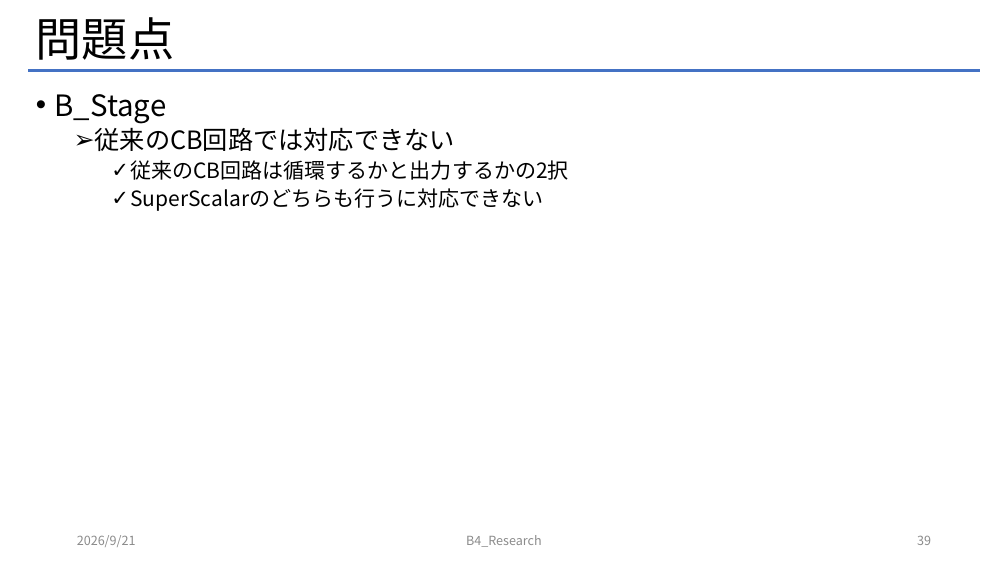
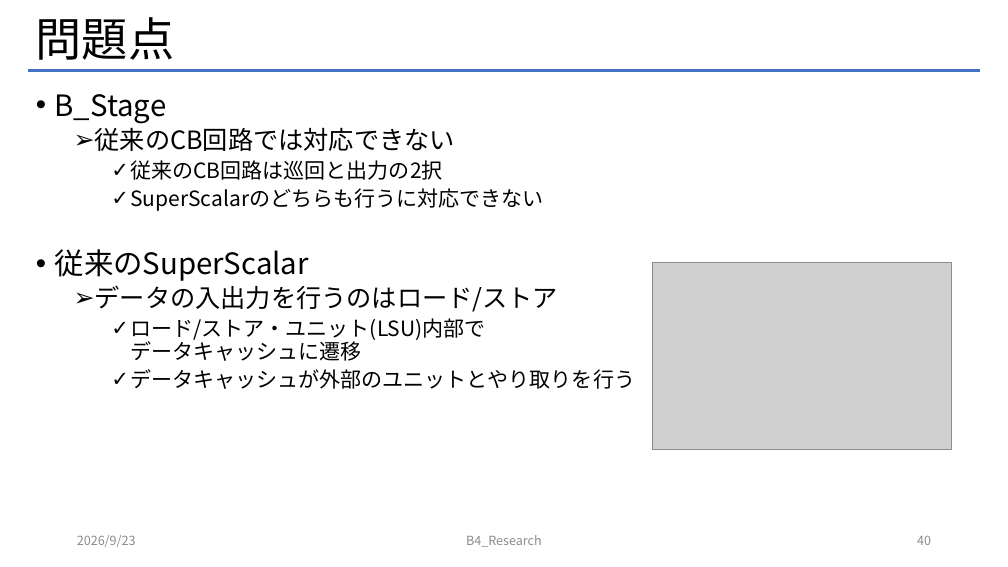
Before and after one commit to Mattya009/SuperScalar_DDP, a slide deck: slide 40 of DDP_SuperScalar.pptx (slide 39 before the commit). Drawn at 1008x567 pixels with LibreOffice and Linux fonts; fonts in the diff are those of the drawing; grey boxes stand for pictures. Boxes give left, top, right and bottom in pixels: in the first picture for what was removed or moved away, otherwise in the second. Text is boxed around its words. In the diff, an @@ line names an element or a change of style, - is before the commit and + after.

```diff
--- a/DDP_SuperScalar.pptx
+++ b/DDP_SuperScalar.pptx
@@ text at (x1=130, y1=160, x2=442, y2=180): text changed @@
-    ✓ 従来のCB回路は循環するかと出力するかの2択
+    ✓ 従来のCB回路は巡回と出力の2択
@@ text at (x1=55, y1=249, x2=635, y2=389): paragraphs added @@
+• 従来のSuperScalar
+  ➢ データの入出力を行うのはロード/ストア
+    ✓ ロード/ストア・ユニット(LSU)内部で
+      データキャッシュに遷移
+    ✓ データキャッシュが外部のユニットとやり取りを行う
@@ picture added at (x1=653, y1=262, x2=952, y2=450) @@
@@ text at (x1=77, y1=535, x2=136, y2=547): text changed @@
-2026/9/21
+2026/9/23
@@ page number at (x1=917, y1=536, x2=931, y2=545): text changed @@
-39
+40
```
Also in this commit, not shown: 3 other slides changed, 8 slides added, 2 other files.
